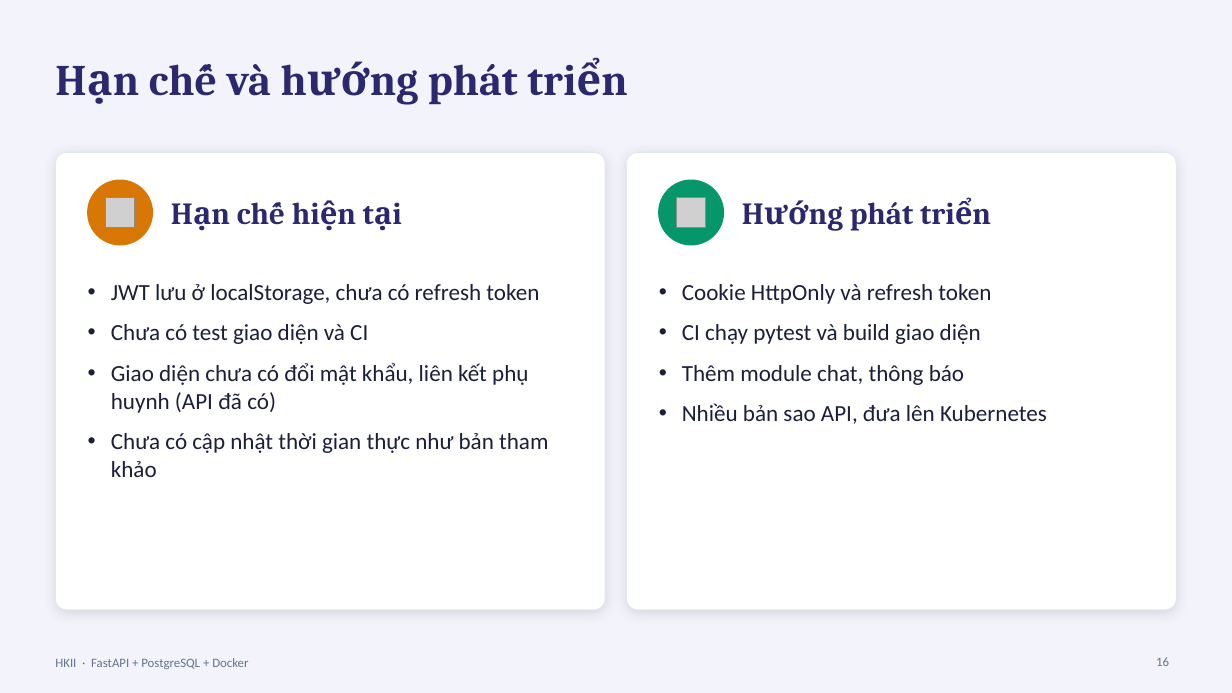
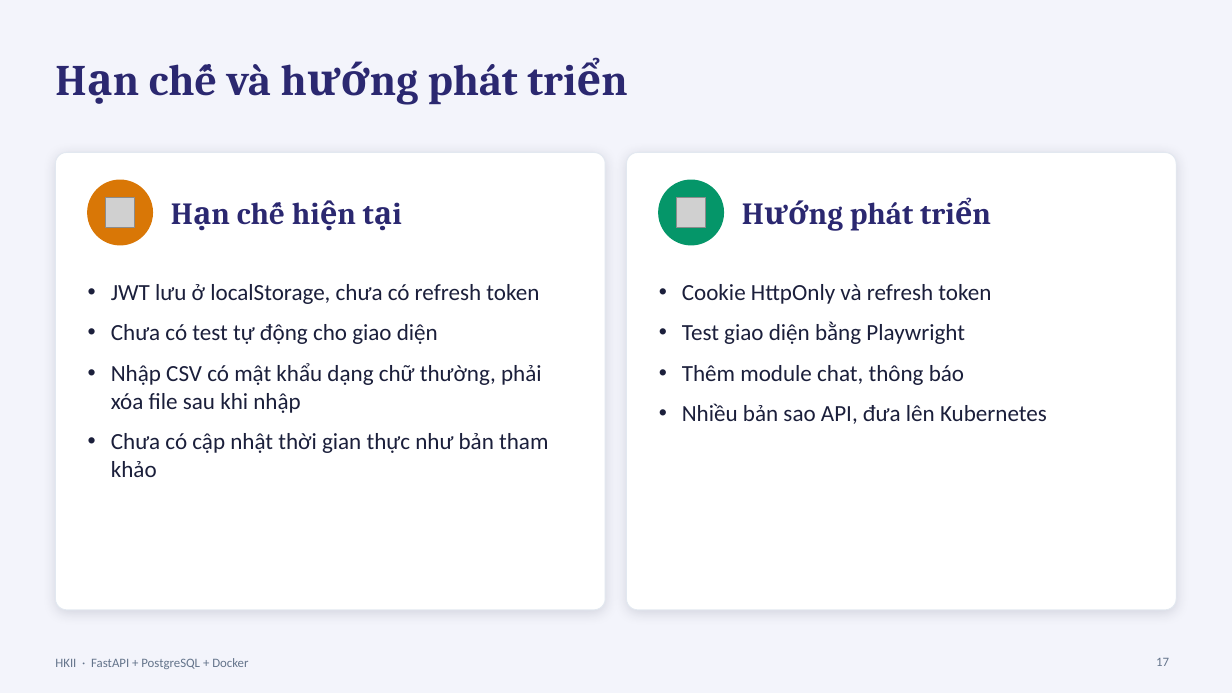
Before and after one commit to thaiphatcaifa/HKII-FastAPI, a slide deck: slide 17 of docs/HKII-ThuyetTrinh.pptx (slide 16 before the commit). Drawn at 1232x693 pixels with LibreOffice and Linux fonts; fonts in the diff are those of the drawing; grey boxes stand for pictures. Boxes give left, top, right and bottom in pixels: in the first picture for what was removed or moved away, otherwise in the second. Text is boxed around its words. In the diff, an @@ line names an element or a change of style, - is before the commit and + after.

```diff
--- a/docs/HKII-ThuyetTrinh.pptx
+++ b/docs/HKII-ThuyetTrinh.pptx
@@ text at bbox=[111, 324, 542, 413]: text changed @@
-• Chưa có test giao diện và CI
-• Giao diện chưa có đổi mật khẩu, liên kết phụ huynh (API đã có)
+• Chưa có test tự động cho giao diện
+• Nhập CSV có mật khẩu dạng chữ thường, phải xóa file sau khi nhập
@@ text at bbox=[682, 321, 965, 344]: text changed @@
-• CI chạy pytest và build giao diện
+• Test giao diện bằng Playwright
@@ page number at bbox=[1156, 658, 1169, 666]: text changed @@
-16
+17
```
Also in this commit, not shown: 11 other slides changed, 1 slide added, 52 other files.
